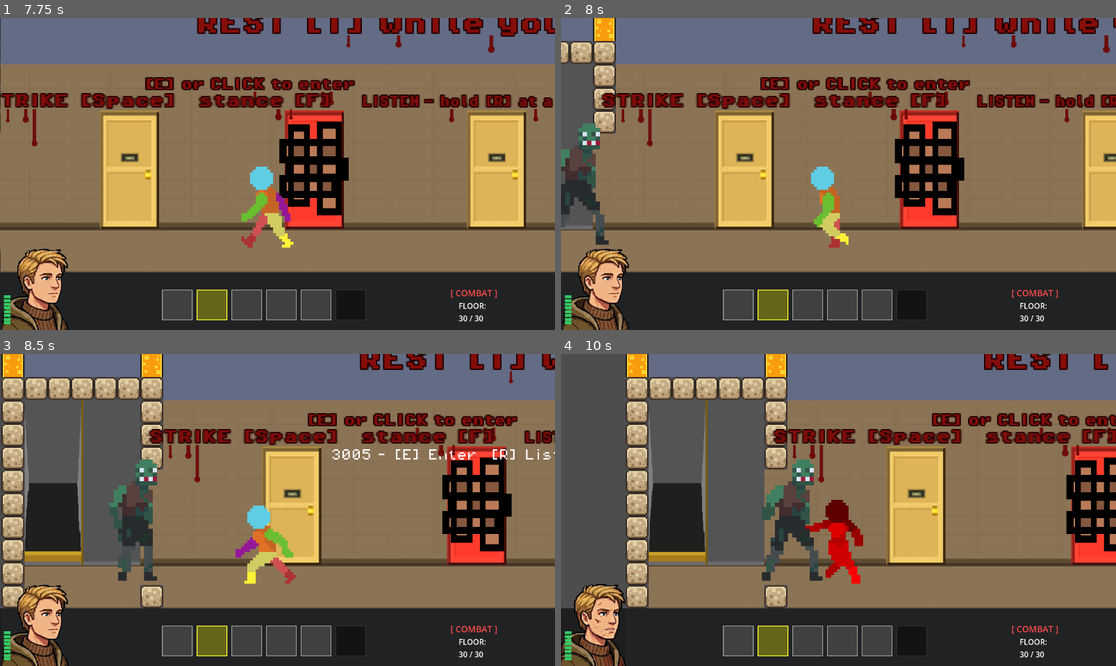
Above: before the commit, frames 1-4 (two rows, left to right).
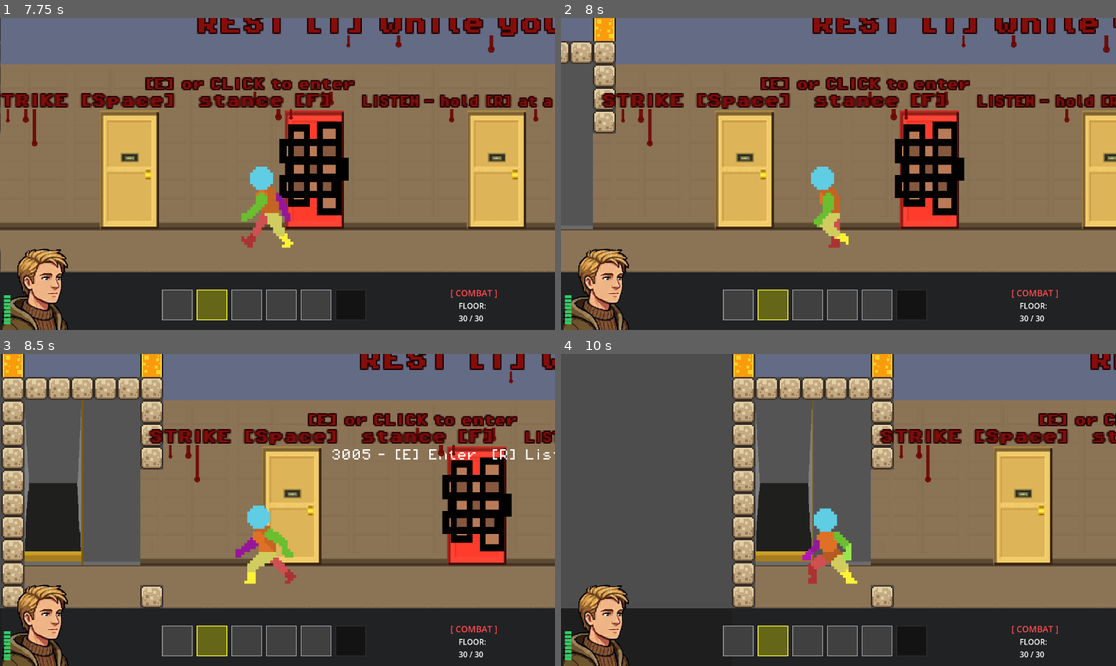
Above: after the commit, the same moments.

Repository: AdenHogan/descend-from-30
Game: Godot game, scene res://scenes/title_screen.tscn
Two runs of this game, one before a commit and one after it. Both use one fixed random seed, a clock stepped at 60 frames per second and the inputs below.
Inputs (mouse positions are in pixels of both pictures, inside the frame that each line leads up to):
- Up to frame 1 (7.75 s): click (271, 158) at 0.5 s; tap Enter at 1.25 s; drag from (72, 170) to (333, 105) at 1.27 s; drag from (38, 170) to (222, 170) at 2.02 s; move the mouse to (16, 170) at 2.77 s; hold Right (move_right) 2.78-3.5 s; tap C (crouch_toggle) at 2.85 s; click (16, 170) at 2.92 s; tap E (interact) at 3.05, 4.55, 6.05 s; drag from (249, 236) to (138, 170) at 3.52 s; move the mouse to (444, 220) at 4.27 s; hold Left (move_left) 4.28-5 s; tap X (item_context) at 4.35 s; drag from (111, 127) to (27, 170) at 5.02 s; move the mouse to (305, 174) at 5.77 s; hold Left (move_left) 5.78-6.5 s; hold 2 (item_slot_2) 5.78-6.5 s; click (305, 174) at 5.92 s; drag from (194, 96) to (166, 189) at 6.52 s; drag from (38, 170) to (222, 170) at 7.27 s
- Up to frame 2 (8 s): no input
- Up to frame 3 (8.5 s): drag from (166, 525) to (371, 506) at 8.02 s
- Up to frame 4 (10 s): move the mouse to (616, 528) at 8.77 s; hold Left (move_left) 8.78-9.5 s; hold Q (item_use) 8.78-9.5 s; click (616, 528) at 8.92 s; tap E (interact) at 9.05 s; drag from (810, 572) to (916, 506) at 9.52 s

Frame 1 is identical in both runs. In frame 2, 1.4% of the frame differs, in the area x 0-9%, y 33-73%; in frame 3, 1.7%; in frame 4, 43%, in the area x 0-100%, y 0-100%.

Commit message:
Make the Floor 30 tutorial actually work (scripted 3003 content)
The tutorial was structurally non-functional: the Tutorial/ room module
stubs (3002-3005) had NO search anchors (just a background + label), so
there was nothing to search — no way to find the golf club, bandages, or
a key. And the 3002 key was placed by the normal random system (~3% per
anchor to a random locked room), so the tutorial could be unwinnable.

Fixes:
- Tutorial apartments now load the REAL anchored modules with fixed
  per-apartment layouts (room.gd TUTORIAL_LAYOUTS) instead of the empty
  stubs, so their search loop works. 3003 = living room / kitchen /
  bedroom.
- 3003 is scripted and always completable (_seed_tutorial_content):
  guaranteed golf club in a cupboard, bandages at the bedside, and the
  key to 3002 on a table/shelf — placed onto real anchors that are then
  activated so they're searchable.
- The first-encounter zombie now spawns INSIDE 3003 (the GDD's weaponless
  first fight) with a fixed spawn_key so it doesn't respawn; removed the
  old hallway-on-exit zombie.
- Door states already matched the doc (3001 sealed / 3002 locked / 3003
  open / 3004 barricaded+locked / 3005 open) — verified in the test.

Guidance stays soft/diegetic (blood text + door states); the GDD's literal
'forced back to 3003' gating was intentionally left out to fit the
diegetic direction. GDD updated with the implementation + rationale.

Tests: new 3003 integration check instances the real room and asserts the
club, bandages, 3002 key, inside-zombie, and all four door states. All
eight suites green; room/hallway boot clean.

Co-Authored-By: Claude Fable 5 <noreply@anthropic.com>
Claude-Session: https://claude.ai/code/session_018G5NCP3m9WbvqqpohXSrqQ

Diff:
--- a/scripts/hallway.gd
+++ b/scripts/hallway.gd
@@ -19,14 +19,8 @@
 		WorldState.saved_player_x = 0.0
 		WorldState.saved_player_y = 0.0
 
-	if WorldState.spawn_source == "door" and WorldState.current_floor == 30:
-		if WorldState.last_exited_apartment == 3003 and not WorldState.tutorial_zombie_spawned:
-			WorldState.tutorial_zombie_spawned = true
-			var zombie_scene = preload("res://scenes/enemy_zombie_standard.tscn")
-			var zombie = zombie_scene.instantiate()
-			zombie.global_position = Vector2(204, 368)
-			zombie.spawn_key = str(30) + ":204.0:368.0"
-			add_child(zombie)
+	# (The first-encounter zombie now lives INSIDE 3003 per the GDD — see
+	# room.gd _spawn_tutorial_zombie — not out here in the corridor.)
 
 	_spawn_corpses(30)
 	_spawn_world_drops(30)
--- a/scripts/room.gd
+++ b/scripts/room.gd
@@ -13,27 +13,17 @@
 	"dining_room": "res://scenes/Room_Modules/dining_room.tscn"
 }
 
-const TUTORIAL_SCENES = {
-	"3002": [
-		"res://scenes/Room_Modules/Tutorial/3002_M1_living_room.tscn",
-		"res://scenes/Room_Modules/Tutorial/3002_M2_bedroom.tscn",
-		"res://scenes/Room_Modules/Tutorial/3002_M3_bathroom.tscn"
-	],
-	"3003": [
-		"res://scenes/Room_Modules/Tutorial/3003_M1_living_room.tscn",
-		"res://scenes/Room_Modules/Tutorial/3003_M2_kitchen.tscn",
-		"res://scenes/Room_Modules/Tutorial/3003_M3_bedroom.tscn"
-	],
-	"3004": [
-		"res://scenes/Room_Modules/Tutorial/3004_M1_study.tscn",
-		"res://scenes/Room_Modules/Tutorial/3004_M2_kitchen.tscn",
-		"res://scenes/Room_Modules/Tutorial/3004_M3_bathroom.tscn"
-	],
-	"3005": [
-		"res://scenes/Room_Modules/Tutorial/3005_M1_living_room.tscn",
-		"res://scenes/Room_Modules/Tutorial/3005_M2_dining_room.tscn",
-		"res://scenes/Room_Modules/Tutorial/3005_M3_kitchen.tscn"
-	]
+# Fixed first-run tutorial layouts. These use the REAL room modules (which
+# carry the search anchors) with a deterministic room-type per slot, instead
+# of the old Tutorial/ stub scenes (which had no anchors, so nothing could be
+# searched — the tutorial's core loop was dead). 3003 is the scripted first
+# apartment (living room / kitchen / bedroom) and is seeded with guaranteed
+# tutorial items — see _seed_tutorial_content().
+const TUTORIAL_LAYOUTS = {
+	"3002": ["living_room", "bedroom", "bathroom"],
+	"3003": ["living_room", "kitchen", "bedroom"],
+	"3004": ["study", "kitchen", "bathroom"],
+	"3005": ["living_room", "dining_room", "kitchen"],
 }
 
 const MODULE_WIDTH = 320
@@ -66,9 +56,9 @@
 
 	for i in range(3):
 		var scene_path: String
-		if WorldState.is_first_run and TUTORIAL_SCENES.has(apartment_id):
+		if WorldState.is_first_run and TUTORIAL_LAYOUTS.has(apartment_id):
 			var module_index = i if entrance_side == "left" else 2 - i
-			scene_path = TUTORIAL_SCENES[apartment_id][module_index]
+			scene_path = MODULE_SCENES[TUTORIAL_LAYOUTS[apartment_id][module_index]]
 		else:
 			scene_path = MODULE_SCENES[layout[i]]
 		var scene = load(scene_path)
@@ -91,6 +81,11 @@
 	var door_state = WorldState.get_door_state(apartment_id)
 	if door_state == WorldState.DoorState.BREACHED:
 		_spawn_breached_enemies()
+	elif WorldState.is_first_run and apartment_id == "3003":
+		# The scripted first encounter: one zombie inside 3003 (the GDD's
+		# weaponless first fight). Other tutorial apartments stay empty so the
+		# player can learn to search in peace.
+		_spawn_tutorial_zombie()
 	elif not (WorldState.is_first_run and WorldState.current_floor == 30):
 		var zombie_count = WorldState.get_apartment_zombie_count(apartment_id)
 		if zombie_count > 0:
@@ -231,6 +226,11 @@
 	# weapon usually means the means to feed it isn't far away.
 	_pair_bullets_with_gun(apartment_id)
 
+	# Tutorial: guarantee 3003's scripted finds (golf club, bandages, 3002 key)
+	# so the first apartment is always completable.
+	if WorldState.is_first_run and apartment_id == "3003":
+		_seed_tutorial_content()
+
 	await get_tree().process_frame
 	WorldState.interaction_handled = false
 
@@ -241,6 +241,86 @@
 
 	_spawn_corpses(WorldState.current_floor, WorldState.current_apartment_id)
 	_spawn_world_drops(WorldState.current_floor)
+
+func _spawn_tutorial_zombie() -> void:
+	# One guaranteed zombie inside 3003, unless already killed. Fixed spawn_key
+	# so leaving and returning doesn't respawn it.
+	var key = "3003:tutorial"
+	if WorldState.killed_zombies.has(key):
+		return
+	var zombie = preload("res://scenes/enemy_zombie_standard.tscn").instantiate()
+	zombie.global_position = Vector2(600, 321)
+	zombie.spawn_key = key
+	if WorldState.zombie_positions.has(key):
+		var saved = WorldState.zombie_positions[key]
+		zombie.global_position = Vector2(saved["x"], saved["y"])
+	add_child(zombie)
+
+
+func _seed_tutorial_content() -> void:
+	# Force 3003's guaranteed finds onto real anchors so the tutorial always
+	# yields a weapon, healing, and the key onward. Picks the first matching
+	# anchor by furniture keyword and activates it (script + visible), so it
+	# gets collected into `interactables` and can be searched.
+	var interactable_script = load("res://scripts/interactable.gd")
+	var placed = {"012": false, "006": false, "key": false}
+
+	# Preference order: golf club in a cupboard, bandages in a bedside/drawer,
+	# the 3002 key on a table/shelf. Falls back to any free anchor.
+	var wants = [
+		{"tag": "012", "keys": ["cupboard", "oven", "fridge"]},
+		{"tag": "006", "keys": ["bedside", "underbed", "pillow", "bed"]},
+		{"tag": "key", "keys": ["coffeetable", "sofa", "table", "bookshelf", "desk", "shelf"]},
+	]
+	var anchors: Array = []
+	for module in get_tree().get_nodes_in_group("room_module"):
+		for child in module.get_children():
+			if child is Marker2D:
+				anchors.append(child)
+
+	for want in wants:
+		for anchor in anchors:
+			if _anchor_taken(anchor, placed):
+				continue
+			var matches = false
+			for k in want["keys"]:
+				if k in String(anchor.name):
+					matches = true
+					break
+			if matches:
+				_place_tutorial_item(anchor, want["tag"], interactable_script)
+				placed[want["tag"]] = true
+				break
+	# Fallbacks: if a keyword didn't match any anchor name, use any free one.
+	for want in wants:
+		if placed[want["tag"]]:
+			continue
+		for anchor in anchors:
+			if _anchor_taken(anchor, placed):
+				continue
+			_place_tutorial_item(anchor, want["tag"], interactable_script)
+			placed[want["tag"]] = true
+			break
+
+
+func _anchor_taken(anchor: Node, placed: Dictionary) -> bool:
+	# An anchor already carrying a tutorial-scripted item this pass.
+	return anchor.get_meta("tutorial_used", false)
+
+
+func _place_tutorial_item(anchor: Node, tag: String, interactable_script) -> void:
+	if anchor.get_script() == null:
+		anchor.set_script(interactable_script)
+		anchor.apartment_id = "3003"
+		anchor._ready()
+	anchor.set_process(true)
+	anchor.visible = true
+	anchor.set_meta("tutorial_used", true)
+	if tag == "key":
+		WorldState.set_anchor_key("3003", anchor.name, "3002")
+	else:
+		WorldState.set_anchor_item("3003", anchor.name, tag)
+
 
 func _pair_bullets_with_gun(apt_id: String) -> void:
 	var has_gun = false
--- a/tests/tutorial_test.gd
+++ b/tests/tutorial_test.gd
@@ -20,6 +20,7 @@
 	_test_blood_text_component()
 	_test_hallway_baked_hints()
 	_test_pause_menu_autoload()
+	await _test_3003_scripted_content()
 	print("=== %s (%d failures) ===" % ["FAILED" if failures > 0 else "ALL PASSED", failures])
 	get_tree().quit(1 if failures > 0 else 0)
 
@@ -48,6 +49,38 @@
 	check(not src.contains("pause_menu.tscn"), "pause menu removed from hallway.tscn")
 
 
+func _test_3003_scripted_content() -> void:
+	print("[3003 scripted content]")
+	WorldState.new_game()  # is_first_run = true
+	WorldState.current_floor = 30
+	WorldState.current_apartment_id = "3003"
+	WorldState.spawn_source = "door"
+	WorldState.exit_spawn_x = 570.0
+	WorldState.seed_floor_door_states(30)
+	var room = load("res://scenes/room.tscn").instantiate()
+	add_child(room)
+	for i in range(8):
+		await get_tree().process_frame
+	var vals: Array = []
+	for k in WorldState.anchor_items:
+		if String(k).begins_with("3003:"):
+			vals.append(WorldState.anchor_items[k])
+	check("012" in vals, "golf club guaranteed in 3003 (%s)" % str(vals))
+	check("006" in vals, "bandages guaranteed in 3003")
+	check("KEY:3002" in vals, "key to 3002 guaranteed in 3003 (unlocks the next door)")
+	var zombies := 0
+	for z in get_tree().get_nodes_in_group("zombie"):
+		if not z.is_dead:
+			zombies += 1
+	check(zombies >= 1, "a zombie spawns inside 3003 (%d)" % zombies)
+	# Door states match the GDD's tutorial floor.
+	check(WorldState.get_door_state("3003") == WorldState.DoorState.OPEN, "3003 open")
+	check(WorldState.get_door_state("3002") == WorldState.DoorState.SHUT_LOCKED, "3002 locked (needs the key)")
+	check(WorldState.get_door_state("3004") == WorldState.DoorState.BARRICADED_LOCKED, "3004 barricaded+locked")
+	check(WorldState.get_door_state("3005") == WorldState.DoorState.OPEN, "3005 open")
+	room.queue_free()
+
+
 func _test_pause_menu_autoload() -> void:
 	print("[pause menu autoload]")
 	# The autoload node exists globally now (not embedded per scene).
Not shown, changed: docs/GAME_DESIGN_DOC.md
